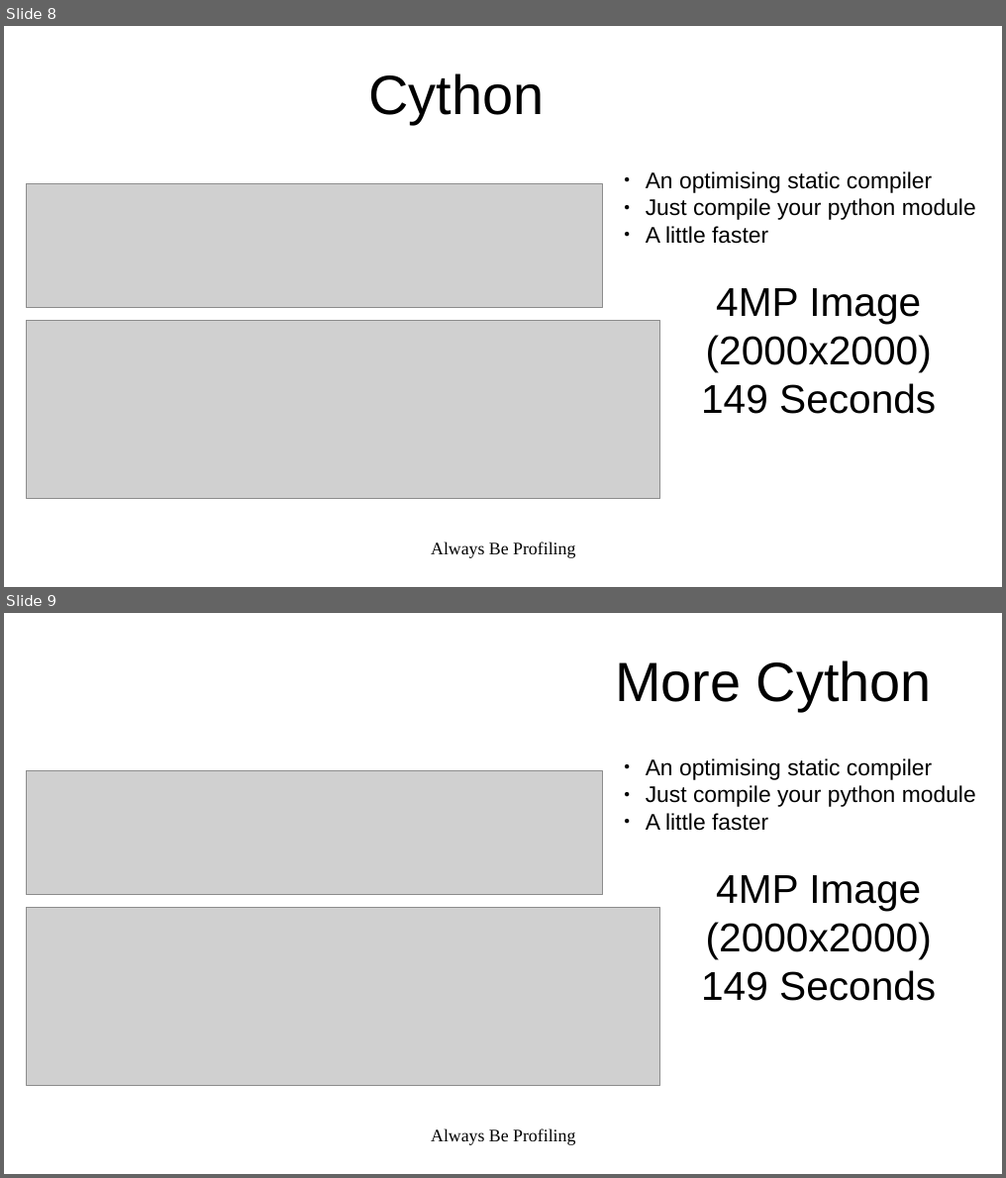
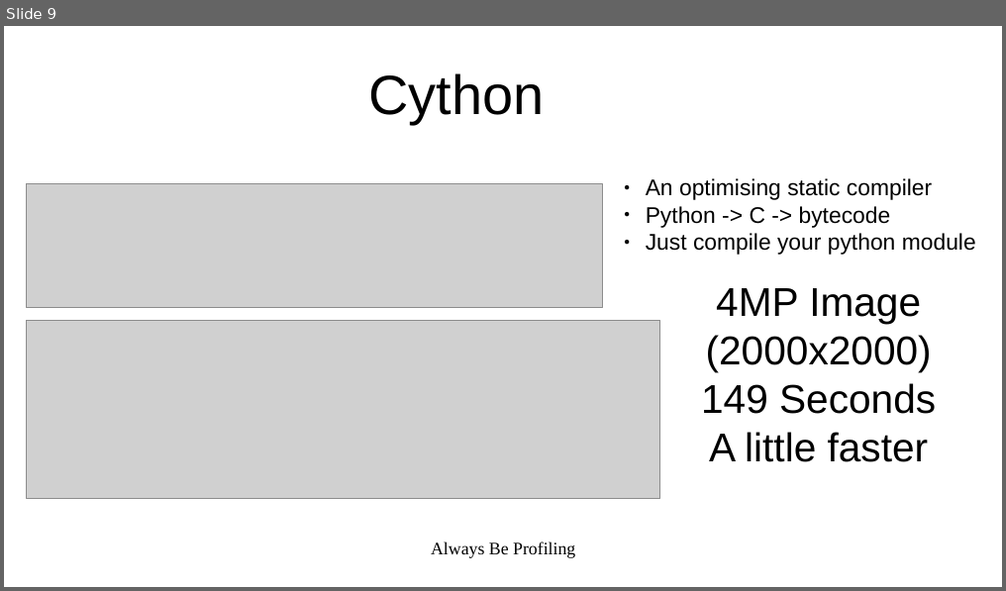
Before and after one commit to calvinloveland/performant-python, a slide deck: Docs/PerformantPython.odp. Shown one above the other, each under a label of ours: slides 8 and 9 before the commit, slide 9 after it. The pictures are 1006x1178 and 1006x591 pixels, drawn with LibreOffice and Linux fonts; fonts in the diff are those of the drawing; grey boxes stand for pictures. Boxes give left, top, right and bottom in pixels: in the first picture for what was removed or moved away, otherwise in the second. Text is boxed around its words. In the diff, an @@ line names an element or a change of style, - is before the commit and + after.

```diff
--- a/Docs/PerformantPython.odp
+++ b/Docs/PerformantPython.odp
@@ slide 9 removed at [4,613,1002,1174], background #FFFFFF @@
@@ title removed at [615,661,932,711] @@
-More Cython
@@ text removed at [646,759,976,831] @@
-● An optimising static compiler
-● Just compile your python module
-● A little faster
@@ picture removed at [27,771,603,894] @@
@@ text removed at [701,875,936,1001] @@
-4MP Image (2000x2000)
-149 Seconds
@@ picture removed at [27,907,660,1085] @@
@@ text removed at [431,1129,575,1146] @@
-Always Be Profiling
@@ what was slide 8 is now slide 9 @@
@@ slide 9 changed as well @@
@@ text "An optimising static compiler": place and size @@
-text "An optimising static compiler" at [646,172,976,244]
+text "An optimising static compiler" at [646,178,976,255]
@@ text at [646,178,976,255]: indent changed @@
@@ text at [646,206,891,228]: paragraph added @@
+● Python -> C -> bytecode
@@ text at [646,226,768,244]: paragraph removed @@
-● A little faster
@@ text at [709,432,929,463]: paragraph added @@
+A little faster
```
Also in this commit, not shown: 5 other slides changed, 5 slides added, 1 other slide removed, 1 other file.
